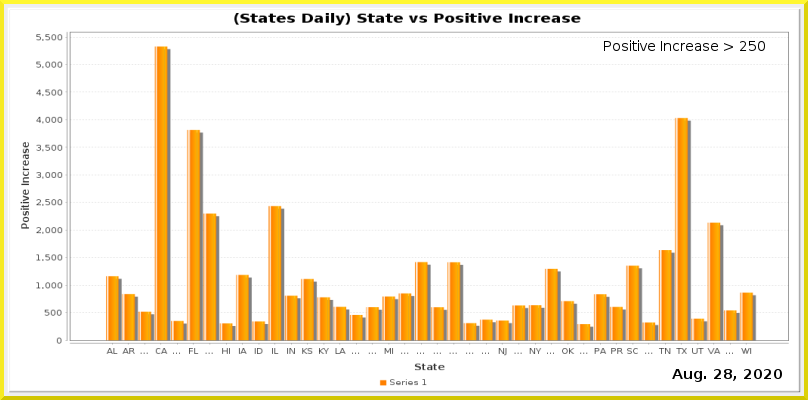
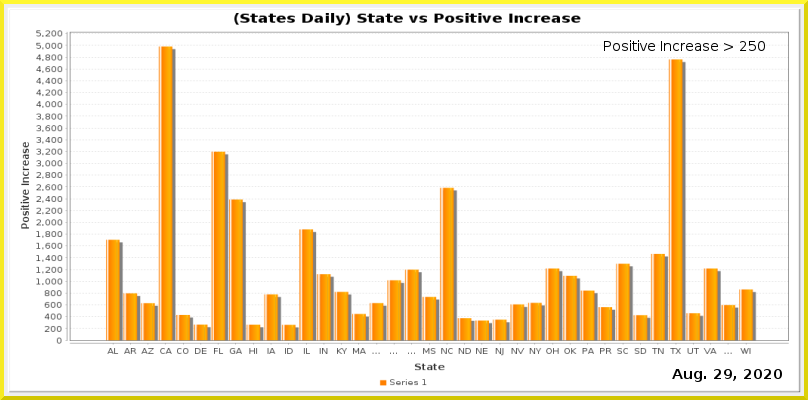
Layers edited between the first and the second (808, 400) image:
painted on "Current Date" over [724, 369, 732, 379]
painted on "Date_vs_TestIncrease.png" over [36, 30, 789, 356]
